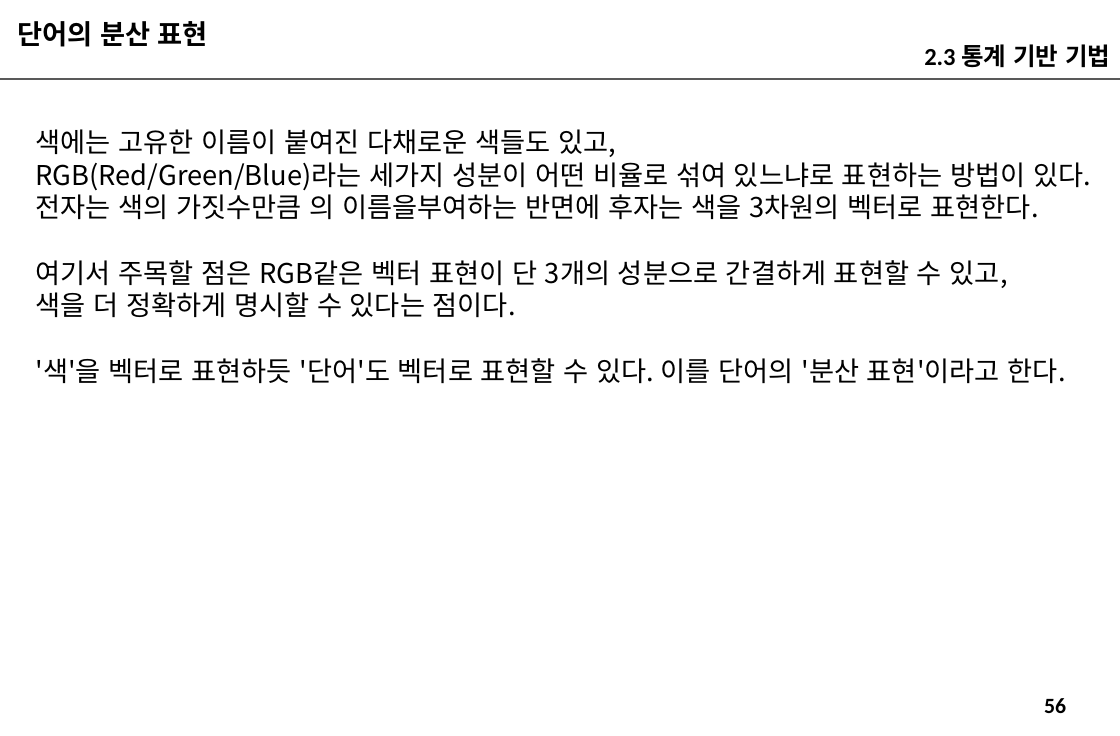
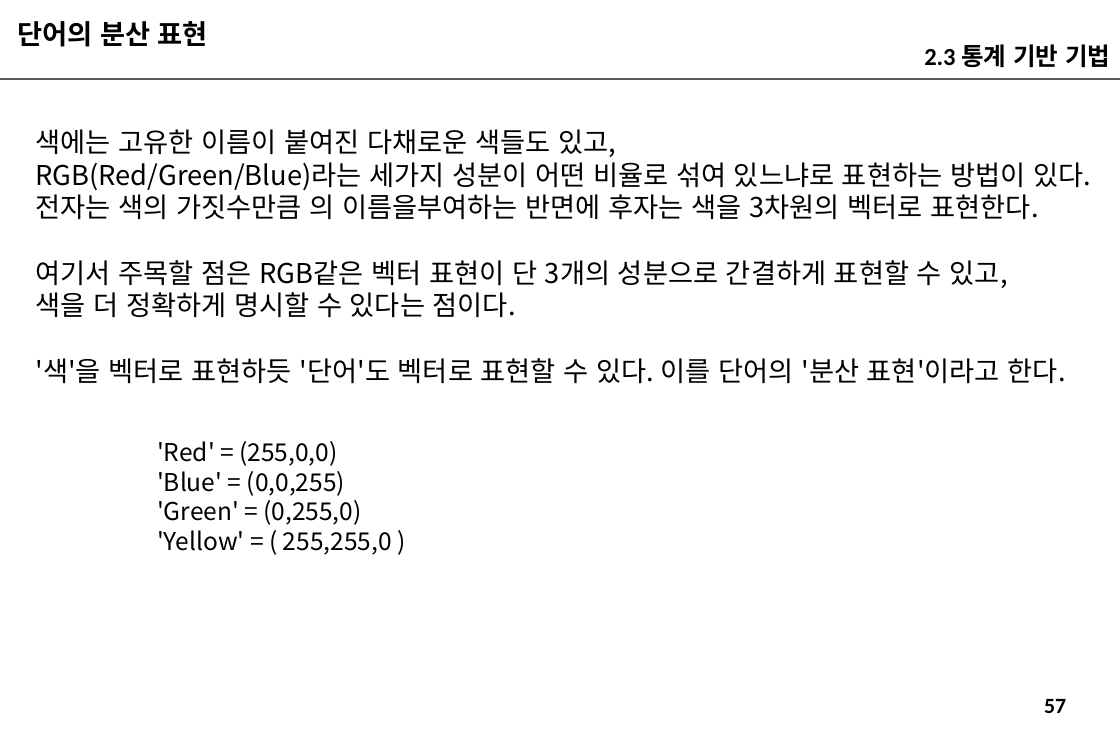
Before and after one commit to imguru-mooc/deep_learning_nlp, a slide deck: slide 57 of 인공지능_자연어처리_2_판서.pptx (slide 56 before the commit). Drawn at 1120x736 pixels with LibreOffice and Linux fonts; fonts in the diff are those of the drawing. Boxes give left, top, right and bottom in pixels: in the first picture for what was removed or moved away, otherwise in the second. Text is boxed around its words. In the diff, an @@ line names an element or a change of style, - is before the commit and + after.

```diff
--- a/인공지능_자연어처리_2_판서.pptx
+++ b/인공지능_자연어처리_2_판서.pptx
@@ text added at [157,441,392,555], 18 pt, text #000000 @@
+'Red' = (255,0,0)
+'Blue' = (0,0,255)
+'Green' = (0,255,0)
+'Yellow' = ( 255,255,0 )
@@ page number at [1044,699,1066,713]: text changed @@
-56
+57
```
Also in this commit, not shown: 9 other slides changed, 1 slide added.
